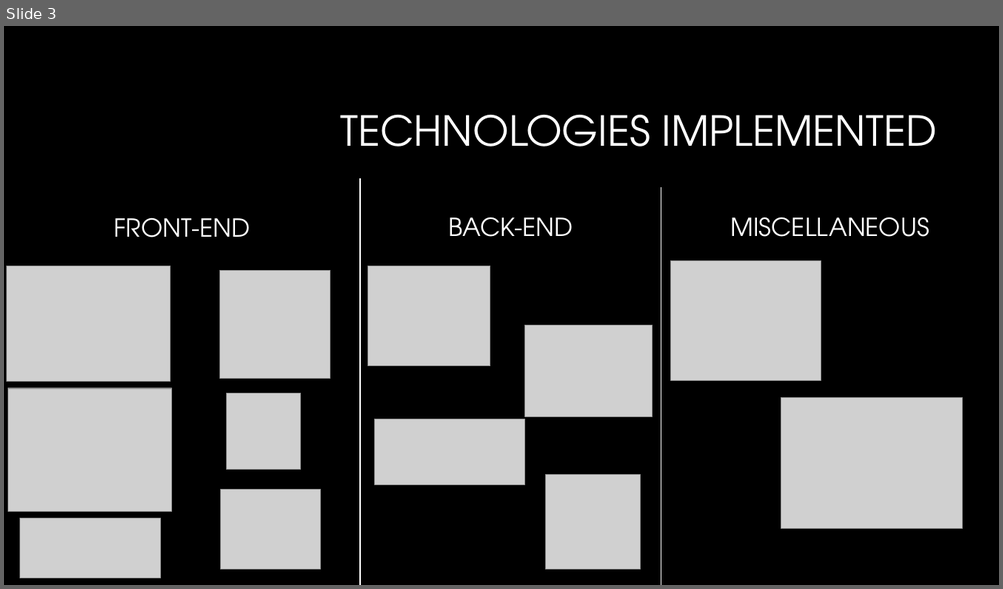
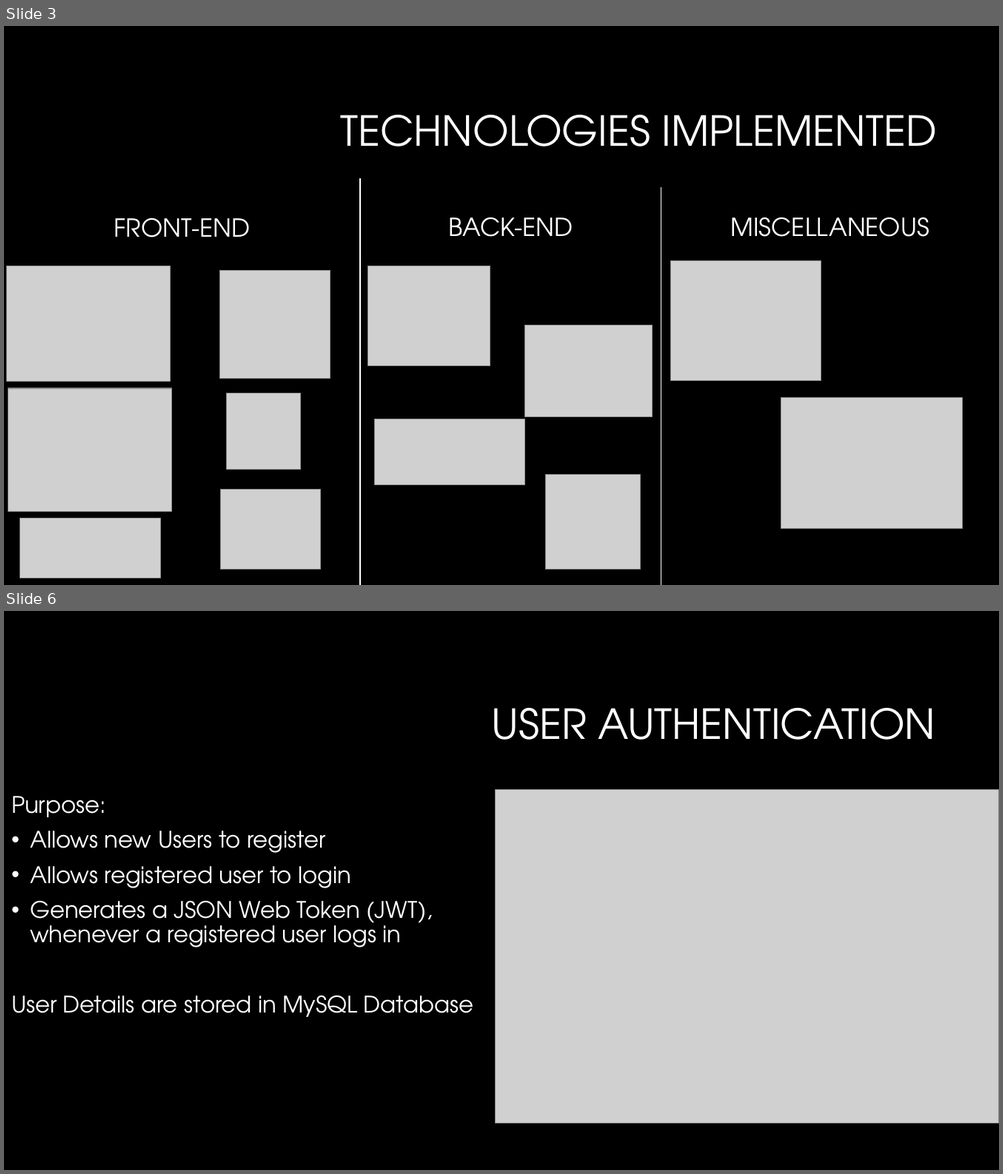
Before and after one commit to ashimaakash03/ride-booking-application, a slide deck: RideBookingApplication.pptx. Shown one above the other, each under a label of ours: slide 3 before the commit, slides 3 and 6 after it; the slides between them are not shown. The pictures are 1003x589 and 1003x1174 pixels, drawn with LibreOffice and Linux fonts; fonts in the diff are those of the drawing; grey boxes stand for pictures; background and template pictures are left out. Boxes give left, top, right and bottom in pixels: in the first picture for what was removed or moved away, otherwise in the second. Text is boxed around its words. In the diff, an @@ line names an element or a change of style, - is before the commit and + after.

```diff
--- a/RideBookingApplication.pptx
+++ b/RideBookingApplication.pptx
@@ slide 6 added at bbox=[4, 611, 999, 1170], background #000000 @@
@@ title added at bbox=[492, 708, 936, 740], 40 pt, text #FFFFFF @@
+USER AUTHENTICATION
@@ text added at bbox=[11, 796, 473, 1017], 22 pt, text #FFFFFF @@
+Purpose:
+• Allows new Users to register
+• Allows registered user to login
+• Generates a JSON Web Token (JWT), whenever a registered user logs in
+User Details are stored in MySQL Database
@@ picture added at bbox=[495, 790, 999, 1124] @@
```
Also in this commit, not shown: 1 slide changed, 9 other slides added, 1 slide removed.
